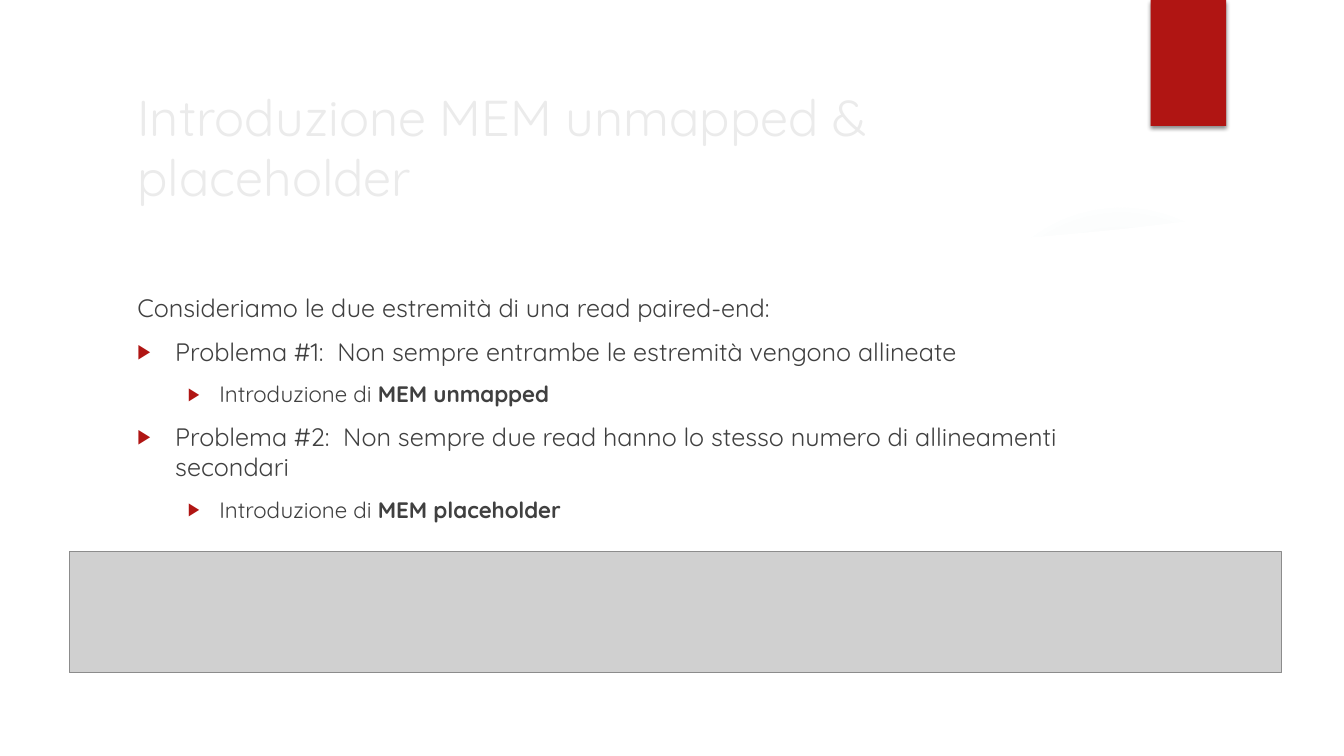
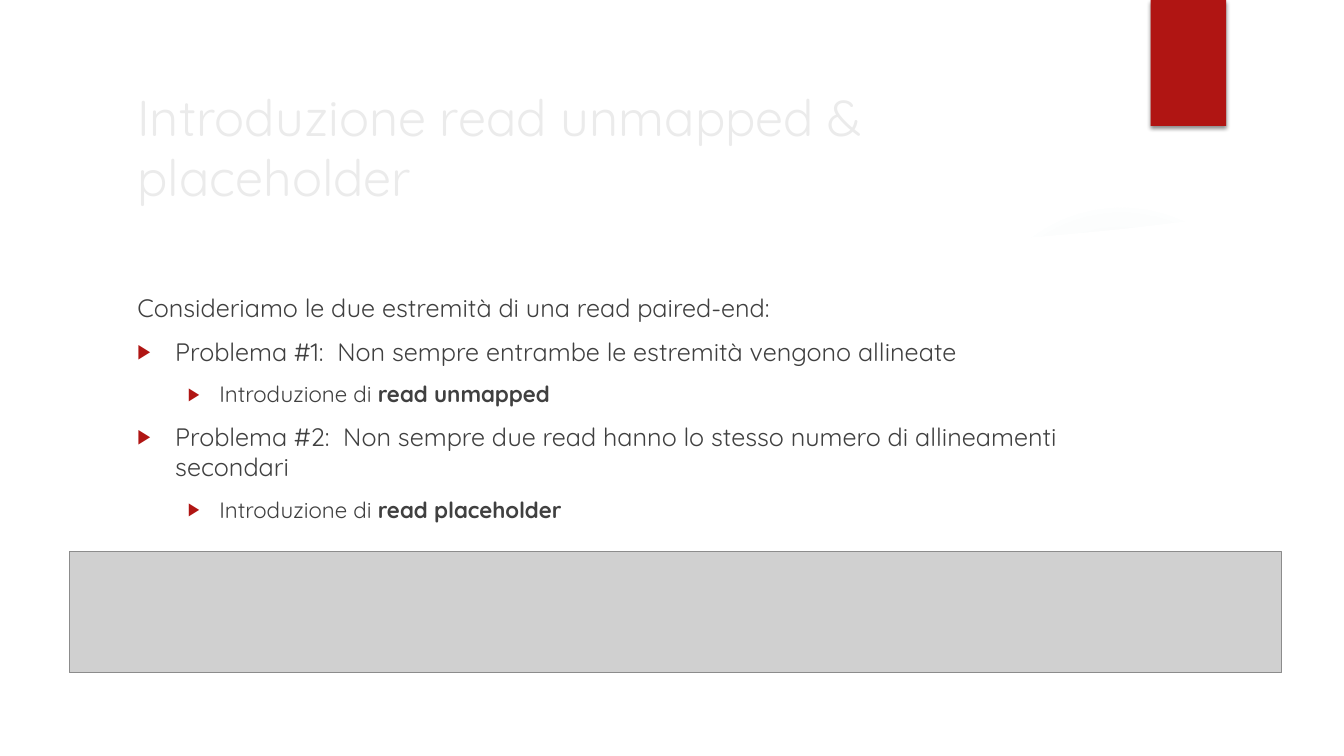
Before and after one commit to HopedWall/TesiTriennaleASGAL, a slide deck: slide 7 of powerpoint/Presentazione.pptx. Drawn at 1344x756 pixels with LibreOffice and Linux fonts; fonts in the diff are those of the drawing; grey boxes stand for pictures; background and template pictures are left out. Boxes give left, top, right and bottom in pixels: in the first picture for what was removed or moved away, otherwise in the second. Text is boxed around its words. In the diff, an @@ line names an element or a change of style, - is before the commit and + after.

```diff
--- a/powerpoint/Presentazione.pptx
+++ b/powerpoint/Presentazione.pptx
@@ title at bbox=[219, 385, 561, 523]: text changed @@
-Introduzione MEM unmapped & placeholder
+Introduzione read unmapped & placeholder
@@ text at bbox=[219, 501, 428, 518]: text changed; bold on @@
-  ▶ Introduzione di MEM placeholder
+  ▶ Introduzione di read placeholder
```
Also in this commit, not shown: 8 other slides changed, 4 slides added, 5 slides removed, 7 other files.
